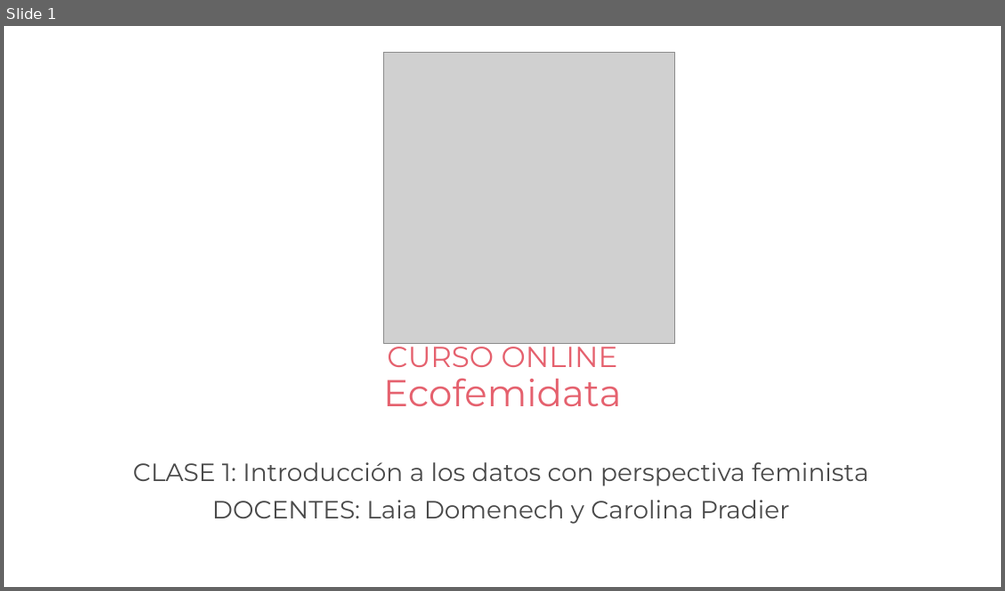
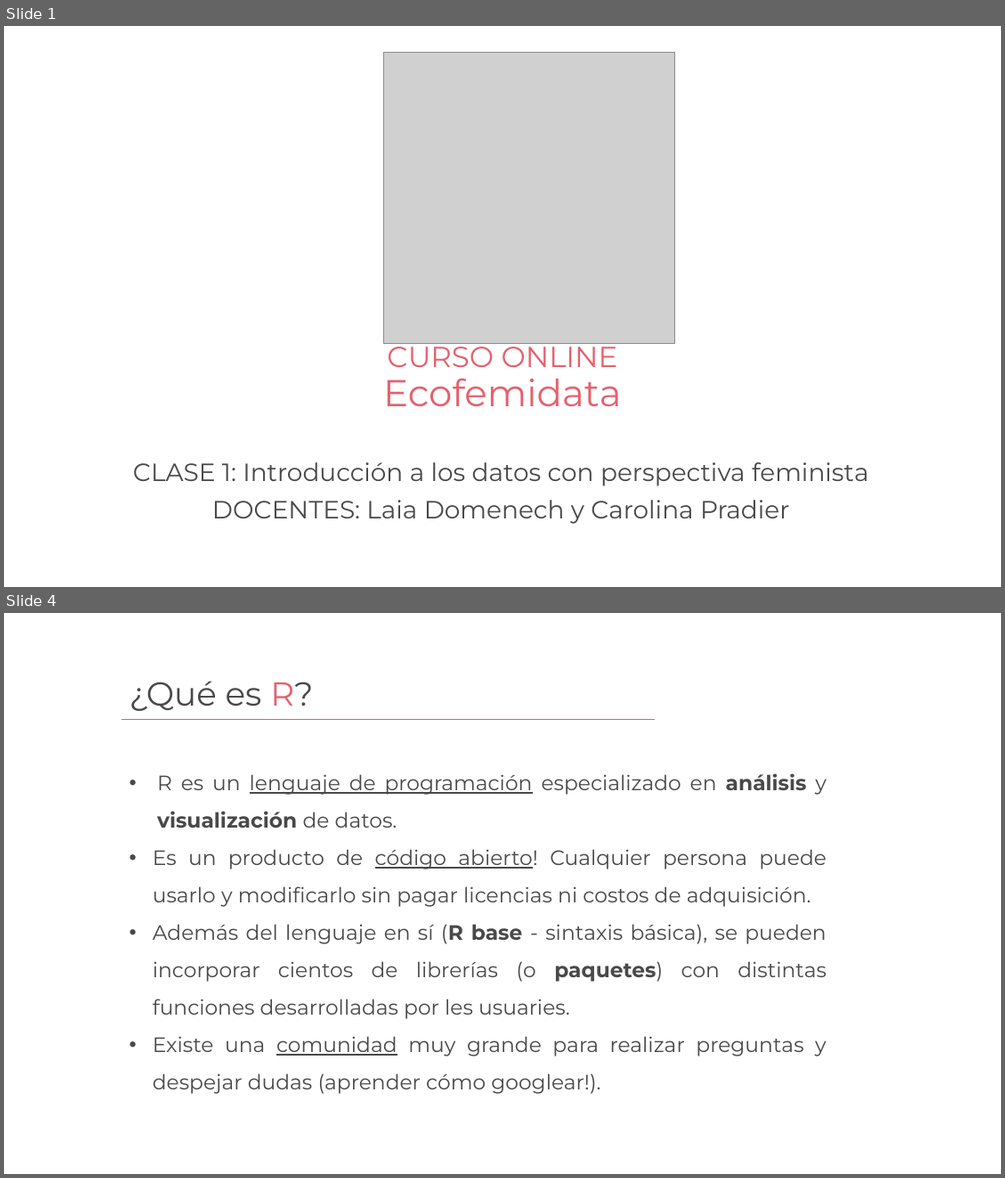
Before and after one commit to caropradier/Curso-Ecofemidata, a slide deck: clase1/Clase1 - Curso Ecofemidata.pptx. Shown one above the other, each under a label of ours: slide 1 before the commit, slides 1 and 4 after it; the slides between them are not shown. The pictures are 1005x591 and 1005x1178 pixels, drawn with LibreOffice and Linux fonts; fonts in the diff are those of the drawing; grey boxes stand for pictures; background and template pictures are left out. Boxes give left, top, right and bottom in pixels: in the first picture for what was removed or moved away, otherwise in the second. Text is boxed around its words. In the diff, an @@ line names an element or a change of style, - is before the commit and + after.

```diff
--- a/clase1/Clase1 - Curso Ecofemidata.pptx
+++ b/clase1/Clase1 - Curso Ecofemidata.pptx
@@ slide 4 added at (4, 613, 1001, 1174), background picture (left out) @@
@@ text added at (129, 681, 313, 711), 32 pt, text #494949 @@
+¿Qué es R?
@@ line added from (122, 719) to (655, 719), #E5616E 0.5 pt @@
@@ text added at (153, 773, 826, 1094), 20 pt, text #494949 @@
+• R es un lenguaje de programación especializado en análisis y visualización de datos.
+• Es un producto de código abierto! Cualquier persona puede usarlo y modificarlo sin pagar licencias ni costos de adquisición.
+• Además del lenguaje en sí (R base - sintaxis básica), se pueden incorporar cientos de librerías (o paquetes) con distintas funciones desarrolladas por les usuaries.
+• Existe una comunidad muy grande para realizar preguntas y despejar dudas (aprender cómo googlear!).
```
Also in this commit, not shown: 20 other slides added, 1 slide removed, 3 other files.
